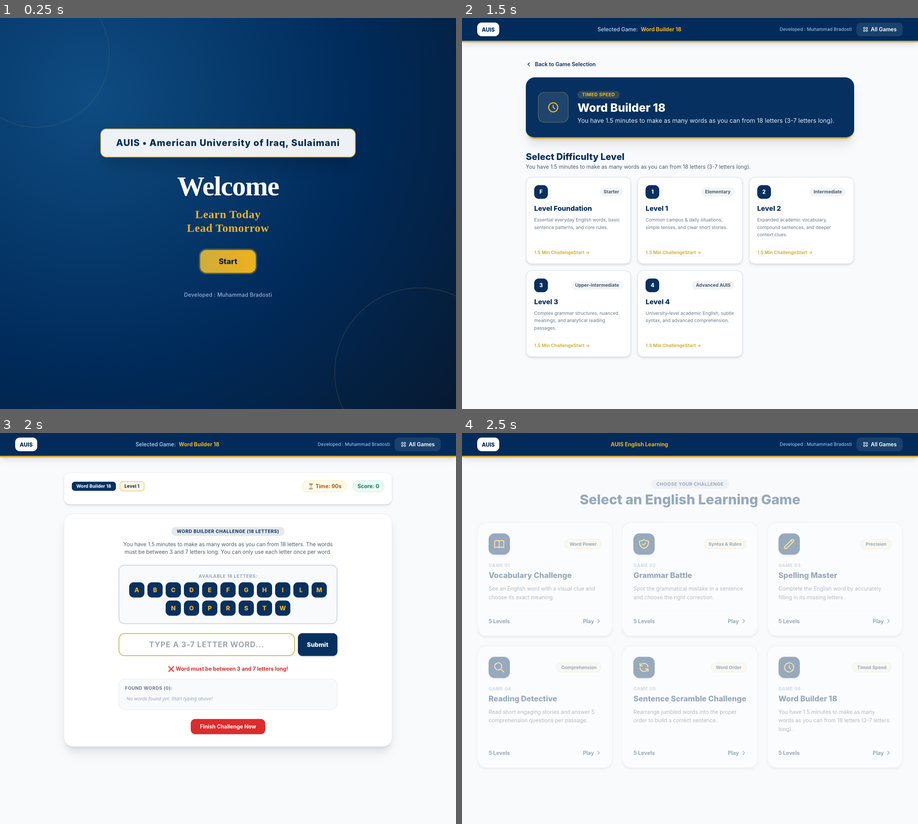
Above: before the commit, frames 1-4 (two rows, left to right).
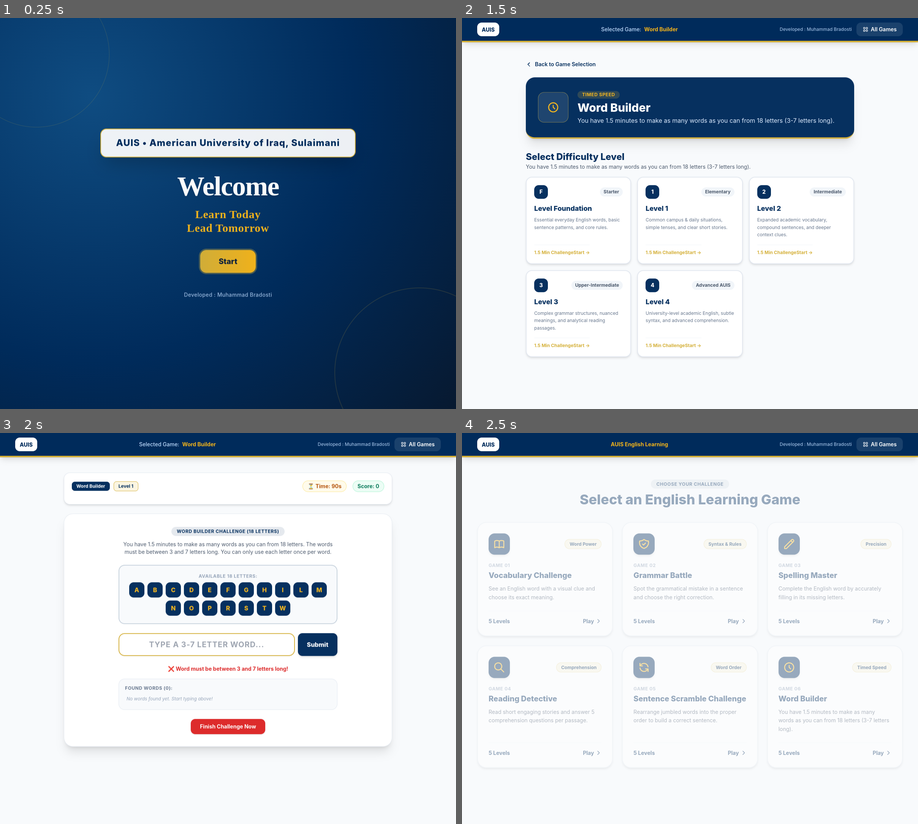
Above: after the commit, the same moments.

Repository: hamabradostyi/auisgame
Game: browser game, page index.html
The game is run twice, just before and just after one commit, with the same random seed, the same clock (stepped at 60 frames per second) and the same inputs.
Inputs (mouse positions are in pixels of both pictures, inside the frame that each line leads up to):
- Up to frame 1 (0.25 s): no input
- Up to frame 2 (1.5 s): click "Start" at 0.27 s; click (835, 287) at 1.27 s
- Up to frame 3 (2 s): click "1 Elementary Level 1 Common c…" at 1.77 s; click (205, 644) at 1.87 s; type "5" at 1.87 s; tap Enter at 1.9 s
- Up to frame 4 (2.5 s): click "All Games" at 2.47 s

Frame 1 is identical in both runs. In frame 2, 0.2% of the frame differs, in the area x 29-93%, y 2-24%; in frame 3, 0.3%, in the area x 23-93%, y 2-15%; in frame 4, less than 0.1%.

Commit message:
Update index.html

Diff:
--- a/index.html
+++ b/index.html
@@ -341,7 +341,7 @@
       },
       {
         id: 'wordbuilder',
-        title: 'Word Builder 18',
+        title: 'Word Builder',
         shortDesc: 'You have 1.5 minutes to make as many words as you can from 18 letters (3-7 letters long).',
         badge: 'Timed Speed',
         icon: `<svg xmlns="http://www.w3.org/2000/svg" class="w-8 h-8" fill="none" viewBox="0 0 24 24" stroke="currentColor" stroke-width="2">
